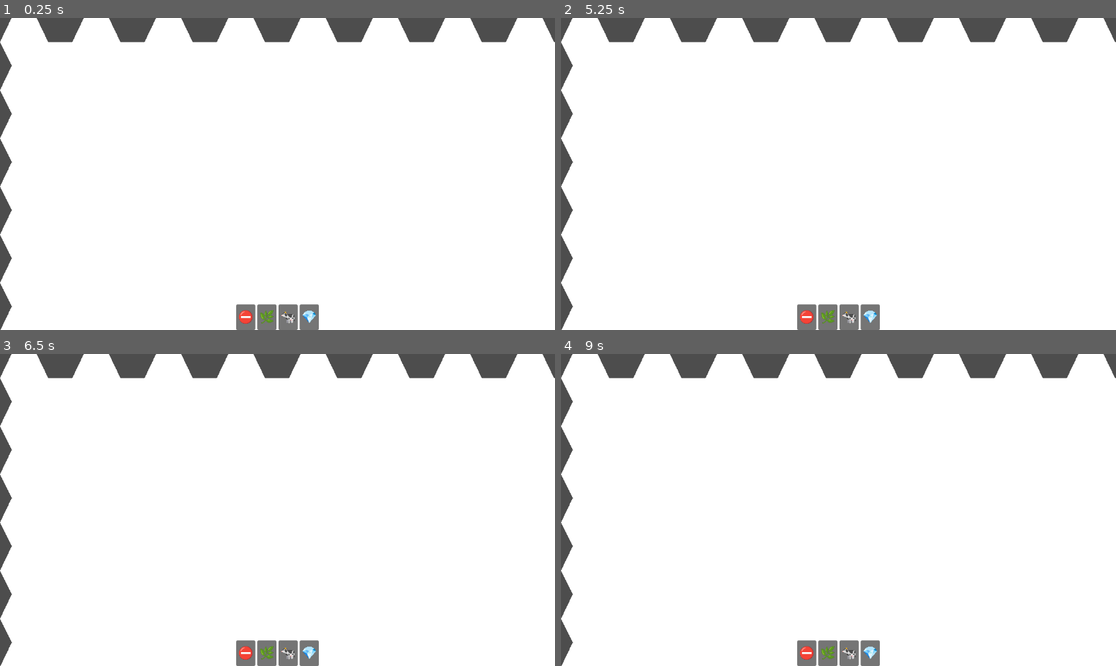
Above: before the commit, frames 1-4 (two rows, left to right).
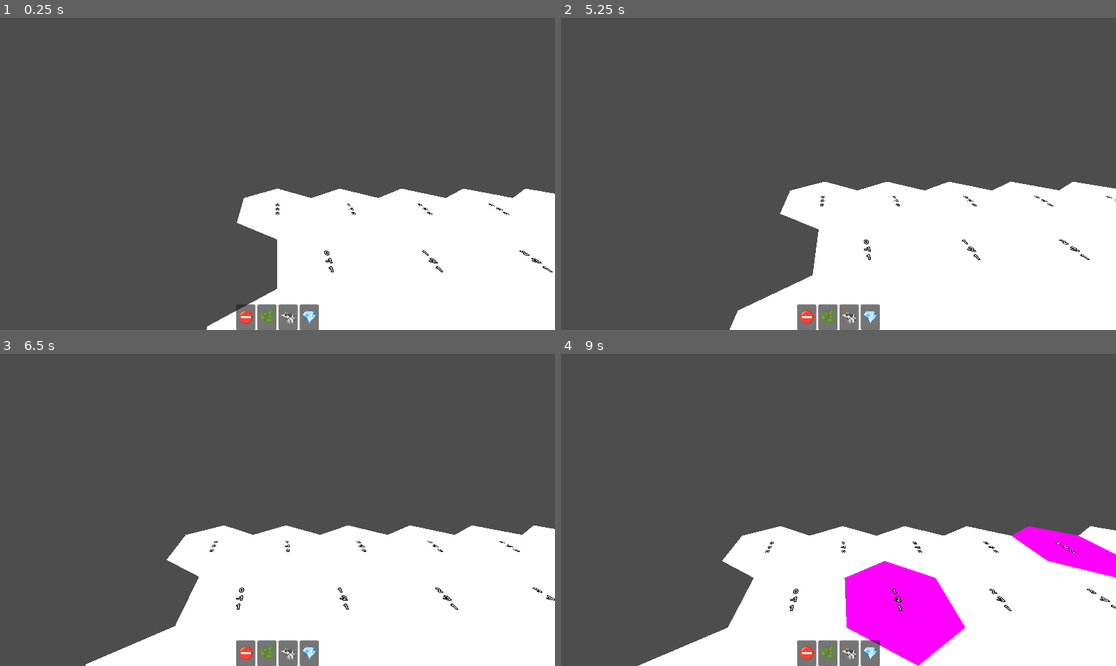
Above: after the commit, the same moments.

Repository: dhruv-tailor/production-chains
Game: Godot game, scene res://map/map.tscn
The game is run twice, just before and just after one commit, with the same random seed, the same clock (stepped at 60 frames per second) and the same inputs.
Inputs (mouse positions are in pixels of both pictures, inside the frame that each line leads up to):
- Up to frame 1 (0.25 s): no input
- Up to frame 2 (5.25 s): click "⛔" at 0.5 s; click "🌿" at 1.25 s; click "🐄" at 2 s; click "💎" at 2.75 s; click (1016, 46) at 3.52 s; click "X" at 4.25 s; tap Enter at 5 s; move the mouse to (960, 158) at 5.02 s; hold D from 5.03 s (still down); tap Q at 5.1 s; click (960, 158) at 5.17 s
- Up to frame 3 (6.5 s): tap E at 5.3 s; release D at 5.75 s; drag from (166, 525) to (22, 378) at 5.77 s
- Up to frame 4 (9 s): tap Space at 6.5 s; move the mouse to (894, 441) at 6.52 s; hold D 6.53-7.25 s; tap Shift at 6.6 s; click (894, 441) at 6.67 s; tap Alt at 6.8 s; drag from (810, 572) to (622, 400) at 7.27 s; tap Enter at 8 s; move the mouse to (1005, 556) at 8.02 s; hold A 8.03-8.75 s; tap Q at 8.1 s; click (1005, 556) at 8.17 s; tap E at 8.3 s; drag from (672, 463) to (655, 378) at 8.77 s

The runs differ from the first frame. In frame 1, 72% of the frame differs, in the area x 0-100%, y 0-100%; in frame 2, 68%; in frame 3, 65%; in frame 4, 71%.

Commit message:
basic hex grid

Diff:
--- a/autoload/constants.gd
+++ b/autoload/constants.gd
@@ -3,6 +3,8 @@
 const SCENE_PATHS: Dictionary = {
 	"province": "uid://dup7b0ola83fb",
 	"filter_menu": "uid://c171lltpippur",
+	"hex_cell": "uid://cagdsf1mx04u7",
+	"cell_label": "uid://cq7lki5xujwcf"
 }
 
 enum resourceType {
--- /dev/null
+++ b/map/HexCell.tscn
@@ -0,0 +1,6 @@
+[gd_scene format=3 uid="uid://cagdsf1mx04u7"]
+
+[ext_resource type="Script" uid="uid://1cgrqvqlbflu" path="res://map/hex_cell.gd" id="1_1yid8"]
+
+[node name="HexCell" type="MeshInstance3D" unique_id=846295128]
+script = ExtResource("1_1yid8")
--- /dev/null
+++ b/map/HexCoordinates.gd
@@ -0,0 +1,43 @@
+class_name HexCoordinates extends Resource
+
+@export var x: int
+@export var z: int
+var y: int:
+	get:
+		return -x - z
+
+func _init(x: int = 0, z: int = 0) -> void:
+	self.x = x
+	self.z = z
+
+static func from_offset_coordinates(x: int, z: int) -> HexCoordinates:
+	return HexCoordinates.new(x - z / 2,z)
+
+func _to_string() -> String:
+	return "(" + str(x) + ", " + str(y) + ", " + str(z) + ")"
+
+func to_string_on_separate_lines() -> String:
+	return str(x) + "\n" + str(y) + "\n" + str(z)
+
+static func from_position(pos: Vector3) -> HexCoordinates:
+	var x_local: float = pos.x / (HexMetrics.INNER_RADIUS * 2)
+	var y_local: float = -x_local
+
+	var offset: float = pos.z / (HexMetrics.OUTER_RADIUS * 3)
+	x_local -= offset
+	y_local -= offset
+
+	var ix = roundi(x_local)
+	var iy = roundi(y_local)
+	var iz = roundi(-x_local-y_local)
+
+	if (ix + iy + iz != 0):
+		var dx: float = absf(x_local - ix)
+		var dy: float = absf(y_local - iy)
+		var dz: float = absf(-x_local - y_local -iz)
+		if (dx > dy) and (dx > dz):
+			ix = -iy - iz
+		elif dz > dy:
+			iz = -ix - iy
+
+	return HexCoordinates.new(ix,iz)
--- /dev/null
+++ b/map/HexGrid.tscn
@@ -0,0 +1,26 @@
+[gd_scene format=3 uid="uid://cabvy7uc5qw6e"]
+
+[ext_resource type="Script" uid="uid://l28ivvac2g6h" path="res://map/hex_grid.gd" id="1_a3spi"]
+[ext_resource type="Script" uid="uid://dof0yafstt7t4" path="res://map/hex_mesh.gd" id="2_jeywf"]
+
+[sub_resource type="StandardMaterial3D" id="StandardMaterial3D_i43qq"]
+shading_mode = 0
+vertex_color_use_as_albedo = true
+
+[sub_resource type="ConcavePolygonShape3D" id="ConcavePolygonShape3D_jeywf"]
+
+[node name="HexGrid" type="Node3D" unique_id=1603990751]
+script = ExtResource("1_a3spi")
+
+[node name="HexMesh" type="MeshInstance3D" parent="." unique_id=225761192]
+unique_name_in_owner = true
+material_override = SubResource("StandardMaterial3D_i43qq")
+script = ExtResource("2_jeywf")
+
+[node name="StaticBody3D" type="StaticBody3D" parent="HexMesh" unique_id=1906029670]
+
+[node name="CollisionShape3D" type="CollisionShape3D" parent="HexMesh/StaticBody3D" unique_id=1414423267]
+shape = SubResource("ConcavePolygonShape3D_jeywf")
+
+[node name="Cell Labels" type="Node3D" parent="." unique_id=1166323800]
+unique_name_in_owner = true
--- /dev/null
+++ b/map/HexMetrics.gd
@@ -0,0 +1,14 @@
+class_name HexMetrics
+
+const OUTER_RADIUS: float = 2
+const INNER_RADIUS: float = OUTER_RADIUS * 0.866025404
+
+const CORNERS: Array[Vector3] = [
+	Vector3(0,0,OUTER_RADIUS),
+	Vector3(INNER_RADIUS,0,0.5 * OUTER_RADIUS),
+	Vector3(INNER_RADIUS,0,-0.5 * OUTER_RADIUS),
+	Vector3(0,0,-OUTER_RADIUS),
+	Vector3(-INNER_RADIUS,0,-0.5 * OUTER_RADIUS),
+	Vector3(-INNER_RADIUS,0,0.5 * OUTER_RADIUS),
+	Vector3(0,0,OUTER_RADIUS),
+]
--- a/map/camera_2d.gd
+++ /dev/null
@@ -1,41 +0,0 @@
-extends Camera2D
-
-var _target_zoom: float = 1.0
-const MIN_ZOOM: float = 0.1
-const MAX_ZOOM: float = 1.0
-const ZOOM_INCREMENT: float = 0.1
-const ZOOM_RATE: float = 8.0
-
-# Called when the node enters the scene tree for the first time.
-func _ready() -> void:
-	var parent_node = get_parent()
-	limit_right = parent_node.width * 100
-	limit_bottom = parent_node.height * 100
-	limit_left = 0
-	limit_top = 0
-
-func zoom_in() -> void:
-	_target_zoom = max(_target_zoom - ZOOM_INCREMENT, MIN_ZOOM)
-	set_physics_process(true)
-
-func zoom_out() -> void:
-	_target_zoom = max(_target_zoom + ZOOM_INCREMENT, MAX_ZOOM)
-	set_physics_process(true)
-
-
-func _unhandled_input(event: InputEvent) -> void:
-	# Dragging the map around
-	if event is InputEventMouseMotion:
-		if event.button_mask == MOUSE_BUTTON_MASK_MIDDLE:
-			position -= event.relative * zoom
-	# Zooming in and out
-	if event is InputEventMouseButton:
-		if event.is_pressed():
-			if event.button_index == MOUSE_BUTTON_WHEEL_UP:
-				zoom_in()
-			if event.button_index == MOUSE_BUTTON_WHEEL_DOWN:
-				zoom_out()
-
-func _physics_process(delta: float) -> void:
-	zoom = lerp(zoom,_target_zoom * Vector2.ONE, ZOOM_RATE * delta)
-	set_physics_process(not is_equal_approx(zoom.x, _target_zoom))
--- /dev/null
+++ b/map/camera_3d.gd
@@ -0,0 +1,116 @@
+class_name FreeLookCamera extends Camera3D
+
+# Modifier keys' speed multiplier
+const SHIFT_MULTIPLIER = 2.5
+const ALT_MULTIPLIER = 1.0 / SHIFT_MULTIPLIER
+
+
+@export_range(0.0, 1.0) var sensitivity: float = 0.25
+
+# Mouse state
+var _mouse_position = Vector2(0.0, 0.0)
+var _total_pitch = 0.0
+
+# Movement state
+var _direction = Vector3(0.0, 0.0, 0.0)
+var _velocity = Vector3(0.0, 0.0, 0.0)
+var _acceleration = 30
+var _deceleration = -10
+var _vel_multiplier = 4
+
+# Keyboard state
+var _w = false
+var _s = false
+var _a = false
+var _d = false
+var _q = false
+var _e = false
+var _shift = false
+var _alt = false
+
+func _input(event):
+	# Receives mouse motion
+	if event is InputEventMouseMotion:
+		_mouse_position = event.relative
+
+	# Receives mouse button input
+	if event is InputEventMouseButton:
+		match event.button_index:
+			MOUSE_BUTTON_RIGHT: # Only allows rotation if right click down
+				Input.set_mouse_mode(Input.MOUSE_MODE_CAPTURED if event.pressed else Input.MOUSE_MODE_VISIBLE)
+			MOUSE_BUTTON_WHEEL_UP: # Increases max velocity
+				_vel_multiplier = clamp(_vel_multiplier * 1.1, 0.2, 20)
+			MOUSE_BUTTON_WHEEL_DOWN: # Decereases max velocity
+				_vel_multiplier = clamp(_vel_multiplier / 1.1, 0.2, 20)
+
+	# Receives key input
+	if event is InputEventKey:
+		match event.keycode:
+			KEY_W:
+				_w = event.pressed
+			KEY_S:
+				_s = event.pressed
+			KEY_A:
+				_a = event.pressed
+			KEY_D:
+				_d = event.pressed
+			KEY_Q:
+				_q = event.pressed
+			KEY_E:
+				_e = event.pressed
+			KEY_SHIFT:
+				_shift = event.pressed
+			KEY_ALT:
+				_alt = event.pressed
+
+# Updates mouselook and movement every frame
+func _process(delta):
+	_update_mouselook()
+	_update_movement(delta)
+
+# Updates camera movement
+func _update_movement(delta):
+	# Computes desired direction from key states
+	_direction = Vector3(
+		(_d as float) - (_a as float),
+		(_e as float) - (_q as float),
+		(_s as float) - (_w as float)
+	)
+
+	# Computes the change in velocity due to desired direction and "drag"
+	# The "drag" is a constant acceleration on the camera to bring it's velocity to 0
+	var offset = _direction.normalized() * _acceleration * _vel_multiplier * delta \
+		+ _velocity.normalized() * _deceleration * _vel_multiplier * delta
+
+	# Compute modifiers' speed multiplier
+	var speed_multi = 1
+	if _shift: speed_multi *= SHIFT_MULTIPLIER
+	if _alt: speed_multi *= ALT_MULTIPLIER
+
+	# Checks if we should bother translating the camera
+	if _direction == Vector3.ZERO and offset.length_squared() > _velocity.length_squared():
+		# Sets the velocity to 0 to prevent jittering due to imperfect deceleration
+		_velocity = Vector3.ZERO
+	else:
+		# Clamps speed to stay within maximum value (_vel_multiplier)
+		_velocity.x = clamp(_velocity.x + offset.x, -_vel_multiplier, _vel_multiplier)
+		_velocity.y = clamp(_velocity.y + offset.y, -_vel_multiplier, _vel_multiplier)
+		_velocity.z = clamp(_velocity.z + offset.z, -_vel_multiplier, _vel_multiplier)
+
+		translate(_velocity * delta * speed_multi)
+
+# Updates mouse look
+func _update_mouselook():
+	# Only rotates mouse if the mouse is captured
+	if Input.get_mouse_mode() == Input.MOUSE_MODE_CAPTURED:
+		_mouse_position *= sensitivity
+		var yaw = _mouse_position.x
+		var pitch = _mouse_position.y
+		_mouse_position = Vector2(0, 0)
+
+		# Prevents looking up/down too far
+		pitch = clamp(pitch, -90 - _total_pitch, 90 - _total_pitch)
+		_total_pitch += pitch
+
+		rotate_y(deg_to_rad(-yaw))
+		rotate_object_local(Vector3(1,0,0), deg_to_rad(-pitch))
--- /dev/null
+++ b/map/cell_label.tscn
@@ -0,0 +1,8 @@
+[gd_scene format=3 uid="uid://cq7lki5xujwcf"]
+
+[node name="Cell Label" type="Label3D" unique_id=1445140741]
+transform = Transform3D(1, 0, 0, 0, -4.371139e-08, 1, 0, -1, -4.371139e-08, 0, 0, 0)
+pixel_size = 0.01
+no_depth_test = true
+font_size = 24
+width = 0.0
--- /dev/null
+++ b/map/hex_cell.gd
@@ -0,0 +1,12 @@
+extends Node3D
+
+var coordinates: HexCoordinates
+var color: Color
+# Called when the node enters the scene tree for the first time.
+func _ready() -> void:
+	pass # Replace with function body.
+
+
+# Called every frame. 'delta' is the elapsed time since the previous frame.
+func _process(delta: float) -> void:
+	pass
--- /dev/null
+++ b/map/hex_grid.gd
@@ -0,0 +1,67 @@
+extends Node3D
+
+@export var width: int = 6
+@export var height: int = 6
+
+@export var hexCell = preload(Constants.SCENE_PATHS.hex_cell)
+@export var cell_label: PackedScene = preload(Constants.SCENE_PATHS.cell_label)
+@onready var grid_labels: Node3D = %"Cell Labels"
+
+@onready var hex_mesh: MeshInstance3D = %HexMesh
+
+@export var default_color: Color = Color.WHITE
+@export var touched_color: Color = Color.MAGENTA
+
+var cells: Array = []
+
+# Called when the node enters the scene tree for the first time.
+func _ready() -> void:
+	for z in range(height):
+		for x in range(width):
+			CreateCell(x, z)
+	hex_mesh.Triangulate(cells)
+
+func CreateCell(x: int,z: int):
+	var cell_position: Vector3 = Vector3(
+		(x+ z * 0.5 - z / 2) * (HexMetrics.INNER_RADIUS * 2), # you want the  / 2 to be an int
+		0,
+		z * (HexMetrics.OUTER_RADIUS * 1.5)
+	)
+	var cell = hexCell.instantiate() as Node3D
+	cell.position = cell_position
+	cell.coordinates = HexCoordinates.from_offset_coordinates(x,z)
+	cell.color = default_color
+	add_child(cell)
+	cells.append(cell)
+
+	var label = cell_label.instantiate() as Label3D
+	label.position = cell_position + Vector3(0, 0.01, 0) # Prevents z fighting
+	label.text = cell.coordinates.to_string_on_separate_lines()
+	grid_labels.add_child(label)
+
+func _unhandled_input(event: InputEvent) -> void:
+	if event is InputEventMouseButton and event.pressed and event.button_index == MOUSE_BUTTON_LEFT:
+		handle_input()
+
+func handle_input():
+	# Draw a line from the camera through the mouse to the map
+	var camera = get_viewport().get_camera_3d()
+	var mouse_pos = get_viewport().get_mouse_position()
+	var from = camera.project_ray_origin(mouse_pos)
+	var to = from + camera.project_ray_normal(mouse_pos) * 1000.0
+
+	# gets the result of the hit
+	var space_state = get_world_3d().direct_space_state
+	var query = PhysicsRayQueryParameters3D.create(from, to)
+	var result = space_state.intersect_ray(query)
+
+	if result:
+		touch_cell(result.position)
+
+func touch_cell(p: Vector3) -> void:
+	var local_pos = to_local(p)
+	var coordinates = HexCoordinates.from_position(local_pos)
+	var index = coordinates.x + coordinates.z * width + coordinates.z / 2
+	var cell = cells[index]
+	cell.color = touched_color
+	hex_mesh.Triangulate(cells)
--- /dev/null
+++ b/map/hex_mesh.gd
@@ -0,0 +1,56 @@
+class_name HexMesh extends MeshInstance3D
+
+var vertices: PackedVector3Array = PackedVector3Array()
+var triangles: PackedInt32Array = PackedInt32Array()
+var colors: PackedColorArray = PackedColorArray()
+
+# Called when the node enters the scene tree for the first time.
+func _ready() -> void:
+	mesh = ArrayMesh.new()
+	mesh.resource_name = "Hex Mesh"
+
+func Triangulate(cells: Array):
+	mesh.clear_surfaces()
+	vertices = PackedVector3Array()
+	triangles = PackedInt32Array()
+	colors = PackedColorArray()
+
+	for cell in cells:
+		TriangulateCell(cell)
+
+	var arrays = []
+	arrays.resize(Mesh.ARRAY_MAX)
+	arrays[Mesh.ARRAY_VERTEX] = vertices
+	arrays[Mesh.ARRAY_INDEX] = triangles
+	arrays[Mesh.ARRAY_COLOR] = colors
+	mesh.add_surface_from_arrays(Mesh.PRIMITIVE_TRIANGLES, arrays)
+	var st = SurfaceTool.new()
+	st.create_from(mesh, 0)
+	st.generate_normals()
+	mesh.clear_surfaces()
+	st.commit(mesh)
+	$StaticBody3D/CollisionShape3D.shape = mesh.create_trimesh_shape()
+
+func TriangulateCell(cell: MeshInstance3D):
+	var center: Vector3 = cell.position
+	for i in range(6):
+		AddTriangle(
+			center,
+			center + HexMetrics.CORNERS[i],
+			center + HexMetrics.CORNERS[i+1]
+		)
+		addTriangleColor(cell.color)
+
+func addTriangleColor(col: Color):
+	colors.append(col)
+	colors.append(col)
+	colors.append(col)
+
+func AddTriangle(v1: Vector3, v2: Vector3, v3: Vector3):
+	var vertex_index: int = vertices.size()
+	vertices.append(v1)
+	vertices.append(v2)
+	vertices.append(v3)
+	triangles.append(vertex_index)
+	triangles.append(vertex_index + 2)
+	triangles.append(vertex_index + 1)
--- a/map/map.gd
+++ b/map/map.gd
@@ -1,5 +1,5 @@
-extends Node2D
-@onready var provinces = $Provinces
+extends Node
+#@onready var provinces = $Provinces
 # Called when the node enters the scene tree for the first time.
 ## Width of the map in terms of number of provinces
 @export var width: int = 92
@@ -7,7 +7,9 @@
 @export var height: int = 35
 
 func _ready() -> void:
-	provinces.generate_provinces(width, height)
+	#get_viewport().debug_draw = Viewport.DEBUG_DRAW_WIREFRAME
+	pass
+	#provinces.generate_provinces(width, height)
 # Called every frame. 'delta' is the elapsed time since the previous frame.
 #func _process(delta: float) -> void:
 #	pass
--- a/map/map.tscn
+++ b/map/map.tscn
@@ -1,20 +1,18 @@
 [gd_scene format=3 uid="uid://b7bep7sb5x5c7"]
 
 [ext_resource type="Script" uid="uid://l8fenjbywwmr" path="res://map/map.gd" id="1_xtf6f"]
-[ext_resource type="Script" uid="uid://cv87jdd778514" path="res://map/provinces.gd" id="2_jolfa"]
-[ext_resource type="Script" uid="uid://co4wek13epj3v" path="res://map/camera_2d.gd" id="3_03x5g"]
+[ext_resource type="PackedScene" uid="uid://cabvy7uc5qw6e" path="res://map/HexGrid.tscn" id="3_4hjbm"]
+[ext_resource type="Script" uid="uid://oeqw6hi2i06m" path="res://map/camera_3d.gd" id="4_kffv2"]
 [ext_resource type="PackedScene" uid="uid://bkbg7mj050lgg" path="res://assets/UI/resources_ui.tscn" id="4_lgq1i"]
 
-[node name="Map" type="Node2D" unique_id=1349673669]
+[node name="Map" type="Node" unique_id=274577437]
 script = ExtResource("1_xtf6f")
-
-[node name="Camera2D" type="Camera2D" parent="." unique_id=1461884179]
-position = Vector2(575, 324)
-script = ExtResource("3_03x5g")
-
-[node name="Provinces" type="Node2D" parent="." unique_id=134718682]
-position = Vector2(50, 50)
-script = ExtResource("2_jolfa")
 
 [node name="ResourcesUI" parent="." unique_id=2124985297 instance=ExtResource("4_lgq1i")]
 unique_name_in_owner = true
+
+[node name="HexGrid" parent="." unique_id=1603990751 instance=ExtResource("3_4hjbm")]
+
+[node name="Camera3D" type="Camera3D" parent="." unique_id=1329627021]
+transform = Transform3D(1, 0, 0, 0, 0.9070514, 0.42102, 0, -0.42102, 0.9070514, 0, 5.5264773, 7.971271)
+script = ExtResource("4_kffv2")
Not shown, added: map/HexCoordinates.gd.uid
Not shown, added: map/HexMetrics.gd.uid
Not shown, removed: map/camera_2d.gd.uid
Not shown, added: map/camera_3d.gd.uid
Not shown, added: map/hex_cell.gd.uid
Not shown, added: map/hex_grid.gd.uid
Not shown, added: map/hex_mesh.gd.uid
